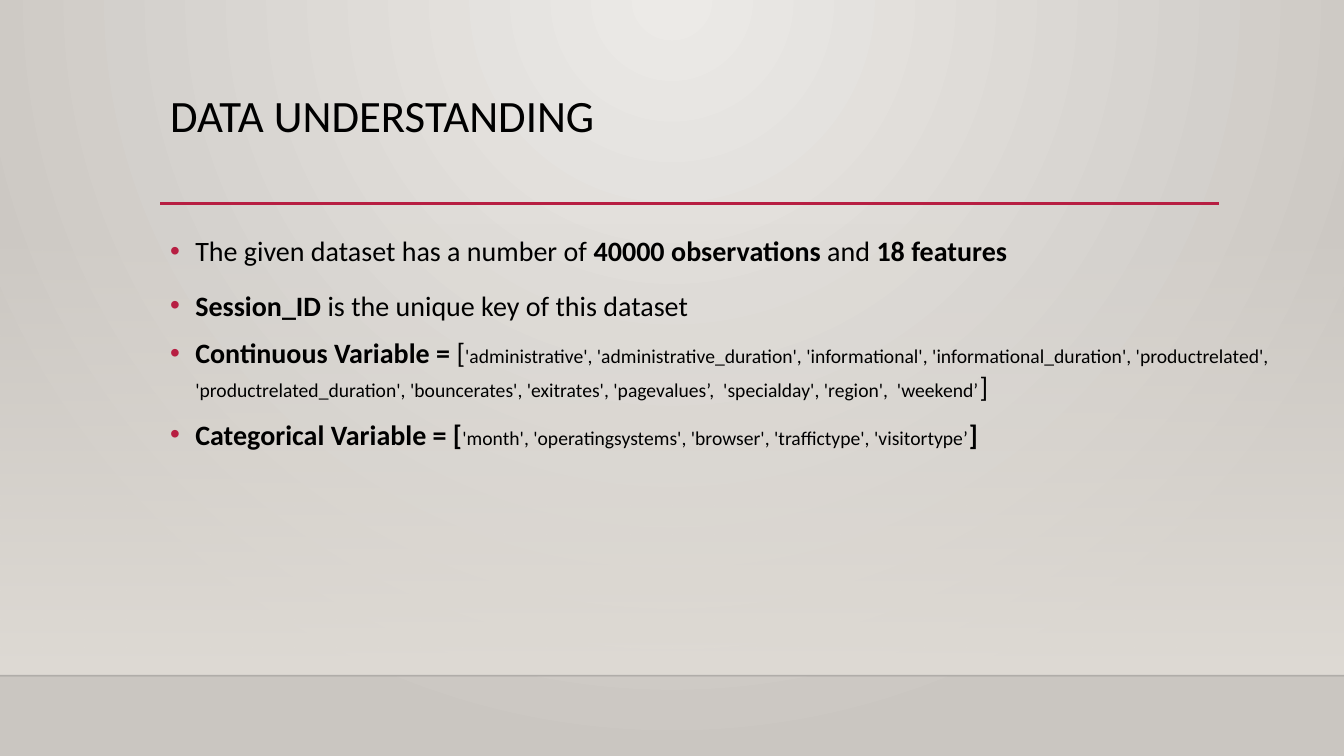
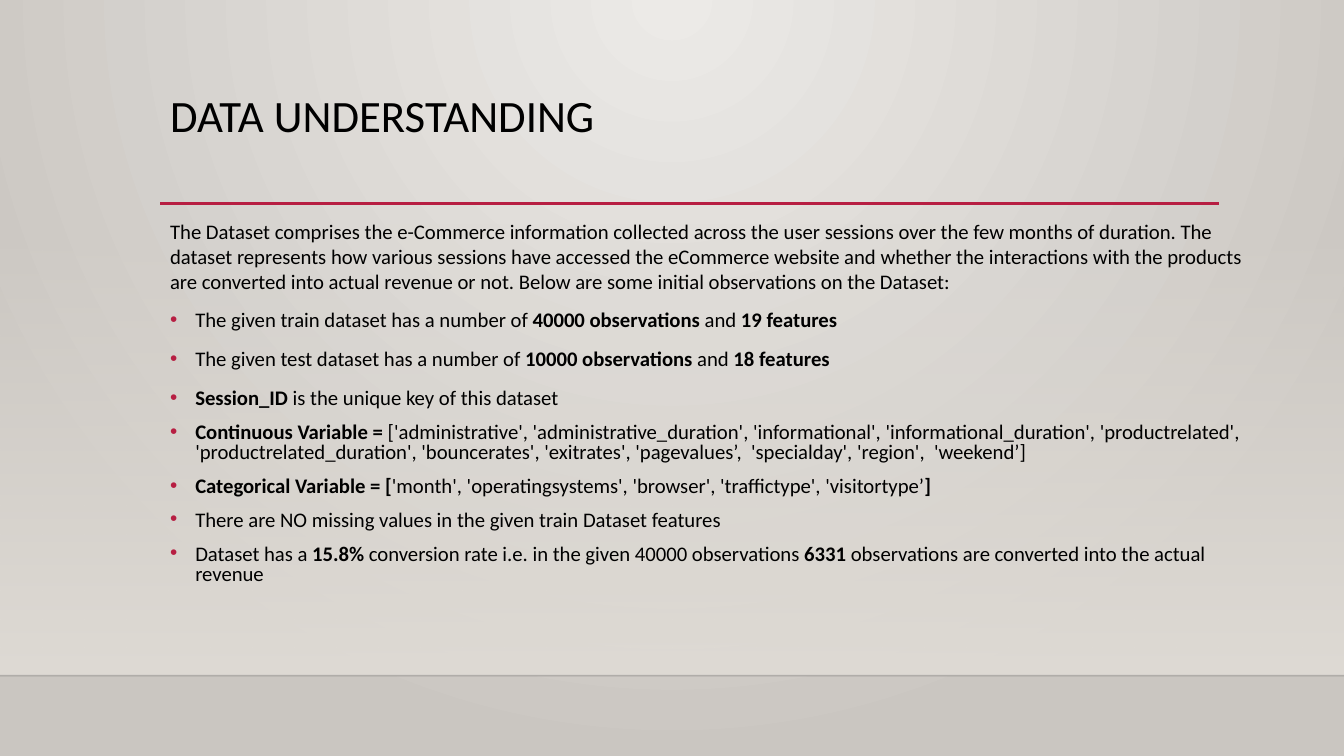
Before and after one commit to mbhoge/ml-hackathon-1, a slide deck: slide 4 of Data Fanatics Team - Data Analysis.pptx. Drawn at 1344x756 pixels with LibreOffice and Linux fonts; fonts in the diff are those of the drawing; background and template pictures are left out. Boxes give left, top, right and bottom in pixels: in the first picture for what was removed or moved away, otherwise in the second. Text is boxed around its words. In the diff, an @@ line names an element or a change of style, - is before the commit and + after.

Commit message:
Presentation Updated

```diff
--- a/Data Fanatics Team - Data Analysis.pptx
+++ b/Data Fanatics Team - Data Analysis.pptx
@@ text "The Dataset comprises the e-Commerce ...": place and size @@
-text "The Dataset comprises the e-Commerce ..." at (195,241,1269,450)
+text "The Dataset comprises the e-Commerce ..." at (170,224,1241,581)
@@ text at (170,224,1241,370): text changed; size 20 to 14.8 pt @@
-• The given dataset has a number of 40000 observations and 18 features
+The Dataset comprises the e-Commerce information collected across the user sessions over the few months of duration. The dataset represents how various sessions have accessed the eCommerce website and whether the interactions with the products are converted into actual revenue or not. Below are some initial observations on the Dataset:
+• The given train dataset has a number of 40000 observations and 19 features
+• The given test dataset has a number of 10000 observations and 18 features
@@ text at (195,390,1240,497): size 20 to 14.8 pt in "Session_ID is the unique key of this ...", "Continuous Variable = ['administrative', 'weekend’]", "Categorical Variable = ['month', 'visitortype’]"; size 14 to 14.8 pt in "['administrative', 'administrative_duration', 'informational ...", "['month', 'operatingsystems', 'browser', 'traffictype', 'vis ..."; line spacing 1.2 to 1; line spacing 1 to 0.8 @@
@@ text at (195,512,1205,581): paragraphs added @@
+• There are NO missing values in the given train Dataset features
+• Dataset has a 15.8% conversion rate i.e. in the given 40000 observations 6331 observations are converted into the actual revenue
```
Also in this commit, not shown: 3 other slides changed, 12 slides added, 5 other files.
